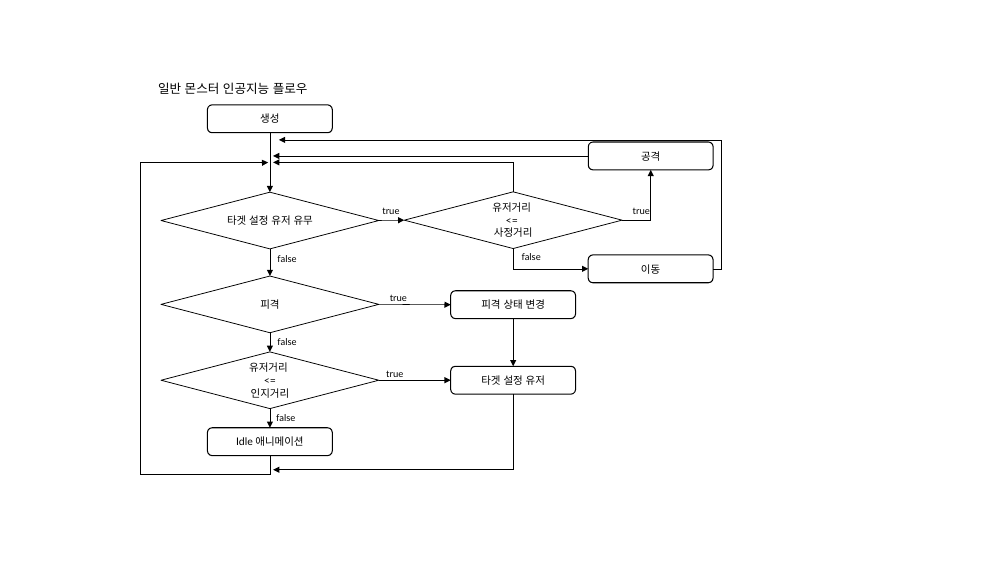
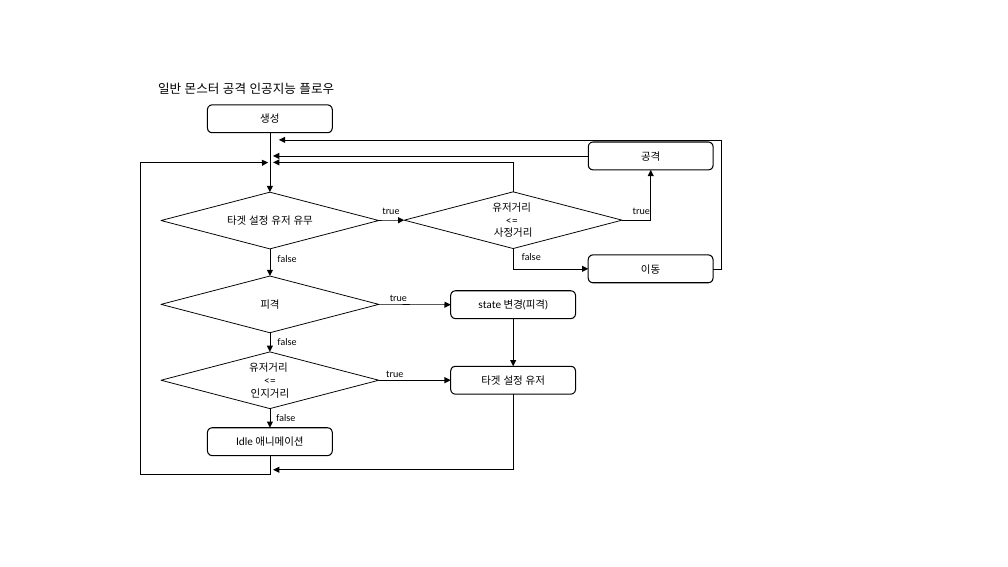
Before and after one commit to haein0303/AlgaeEater, a slide deck: slide 7 of Document/Source/보스 콘텐츠 시스템 UI.pptx. Drawn at 1008x567 pixels with LibreOffice and Linux fonts; fonts in the diff are those of the drawing. Boxes give left, top, right and bottom in pixels: in the first picture for what was removed or moved away, otherwise in the second. Text is boxed around its words. In the diff, an @@ line names an element or a change of style, - is before the commit and + after.

```diff
--- a/Document/Source/보스 콘텐츠 시스템 UI.pptx
+++ b/Document/Source/보스 콘텐츠 시스템 UI.pptx
@@ text at box(158, 82, 334, 94): text changed @@
-일반 몬스터 인공지능 플로우
+일반 몬스터 공격 인공지능 플로우
@@ text in rounded rectangle at box(478, 299, 548, 310): text changed @@
-피격 상태 변경
+state 변경(피격)
```
Also in this commit, not shown: 4 other slides changed, 14 other files.
